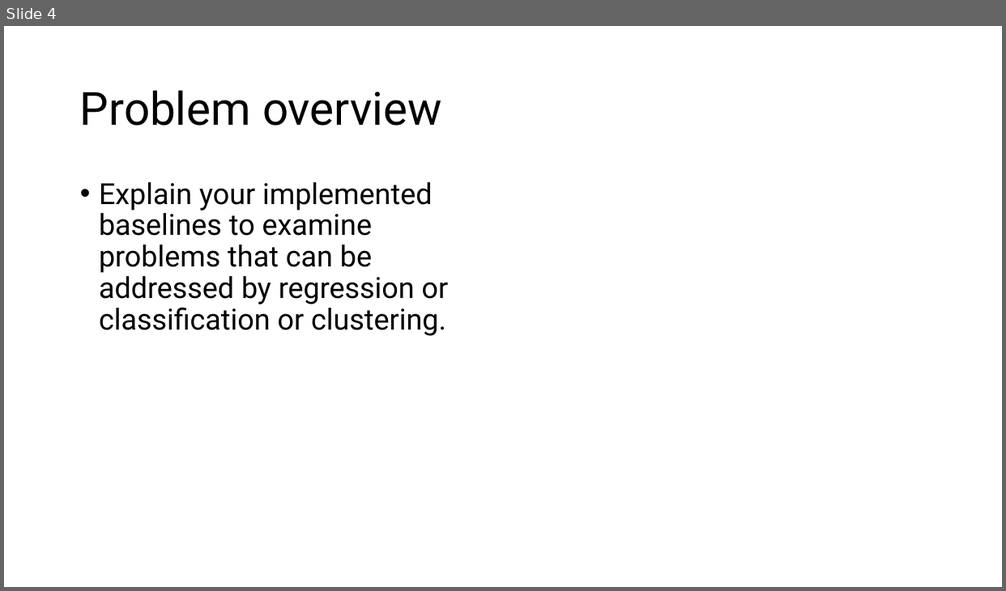
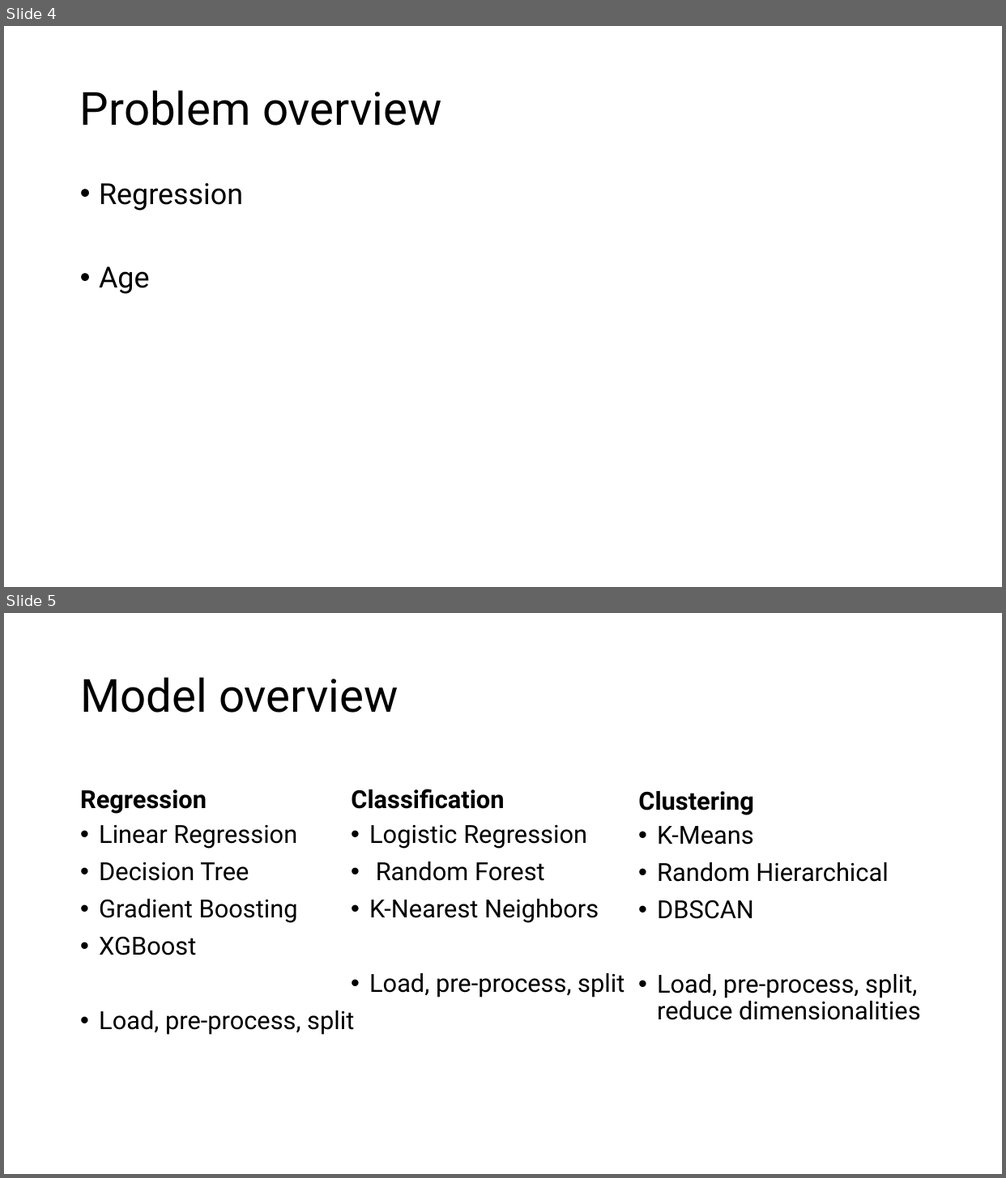
Before and after one commit to MaksBurchard240894/HFG7, a slide deck: Block B/Final Presentation.pptx. Shown one above the other, each under a label of ours: slide 4 before the commit, slides 4 and 5 after it. The pictures are 1006x591 and 1006x1178 pixels, drawn with LibreOffice and Linux fonts; fonts in the diff are those of the drawing. Boxes give left, top, right and bottom in pixels: in the first picture for what was removed or moved away, otherwise in the second. Text is boxed around its words. In the diff, an @@ line names an element or a change of style, - is before the commit and + after.

```diff
--- a/Block B/Final Presentation.pptx
+++ b/Block B/Final Presentation.pptx
@@ slide 5 added at [4,613,1002,1174], background #FFFFFF @@
@@ title added at [80,677,398,713], 44 pt, text #000000 @@
+Model overview
@@ text added at [80,790,206,814], 24 pt, text #000000, bold @@
+Regression
@@ text added at [351,789,504,809], 24 pt, text #000000, bold @@
+Classification
@@ text added at [638,791,754,815], 24 pt, text #000000, bold @@
+Clustering
@@ text added at [99,825,354,1035], 24 pt, text #000000 @@
+• Linear Regression
+• Decision Tree
+• Gradient Boosting
+• XGBoost
+• Load, pre-process, split
@@ text added at [369,825,624,998], 24 pt, text #000000 @@
+• Logistic Regression
+• Random Forest
+• K-Nearest Neighbors
+• Load, pre-process, split
@@ text added at [657,826,921,1020], 24 pt, text #000000 @@
+• K-Means
+• Random Hierarchical
+• DBSCAN
+• Load, pre-process, split, reduce dimensionalities
@@ slide 4 changed as well @@
@@ text at [99,183,243,294]: text changed @@
-• Explain your implemented baselines to examine problems that can be addressed by regression or classification or clustering.
+• Regression
+• Age
```
Also in this commit, not shown: 3 other slides changed, 3 other slides added, 5 slides removed, 5 other files.
